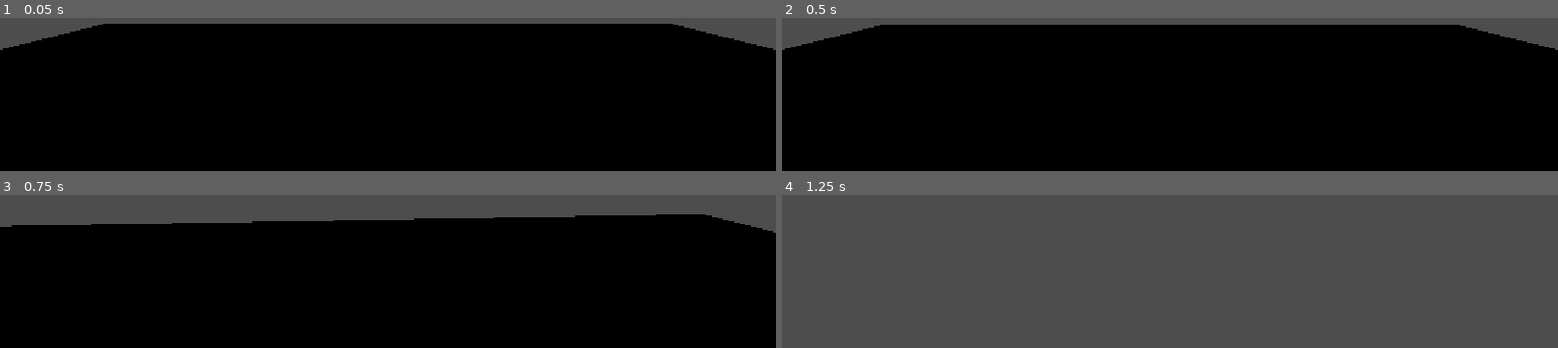
Above: before the commit, frames 1-4 (two rows, left to right).
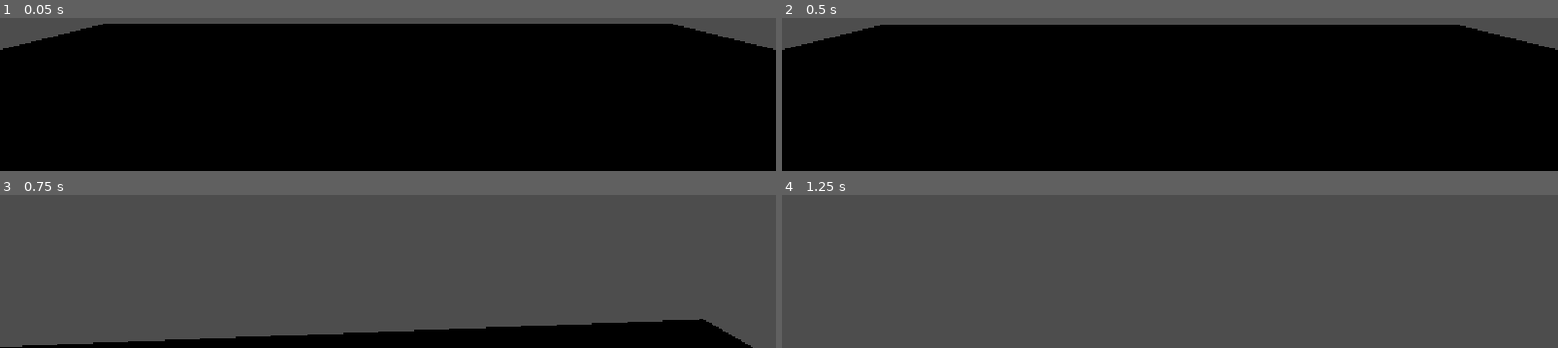
Above: after the commit, the same moments.

Repository: HONKgames/mouse-owl
Game: Godot game, scene res://main.tscn
Same seed, same stepped clock (60 frames per second), same inputs: the game is played once before the commit and once after it.
Inputs (mouse positions are in pixels of both pictures, inside the frame that each line leads up to):
- Up to frame 1 (0.05 s): no input
- Up to frame 2 (0.5 s): no input
- Up to frame 3 (0.75 s): tap Enter at 0.5 s; move the mouse to (outside the picture) at 0.52 s; hold W (move_forward) from 0.53 s (still down); hold Space (jump) from 0.53 s (still down); click (outside the picture) at 0.6 s
- Up to frame 4 (1.25 s): keep holding W (move_forward); keep holding Space (jump)

Frames 1-2 are identical in both runs. In frame 3, 74% of the frame differs, in the area x 0-100%, y 12-100%; in frame 4, nothing differs.

Commit message:
Fixed jump

Diff:
--- a/player.gd
+++ b/player.gd
@@ -21,17 +21,17 @@
 
 func process_input(delta: float) -> void:
 	# Capturing/Freeing the cursor
-	if Input.is_action_just_pressed("ui_cancel"):
+	if Input.is_action_just_pressed("point"):
 		if Input.get_mouse_mode() == Input.MOUSE_MODE_VISIBLE:
 			Input.set_mouse_mode(Input.MOUSE_MODE_CAPTURED)
 		else:
 			Input.set_mouse_mode(Input.MOUSE_MODE_VISIBLE)
 
 func process_movement(delta: float) -> void:
-	# Add gravity
+# Add gravity
 	if not is_on_floor():
 		velocity.y += GRAVITY * delta
-	elif Input.is_action_just_pressed("movement_jump"):
+	elif Input.is_action_just_pressed("jump"): # Changed from "movement_jump" to "jump"
 		velocity.y = JUMP_SPEED
 
 	# Get camera basis for relative movement
